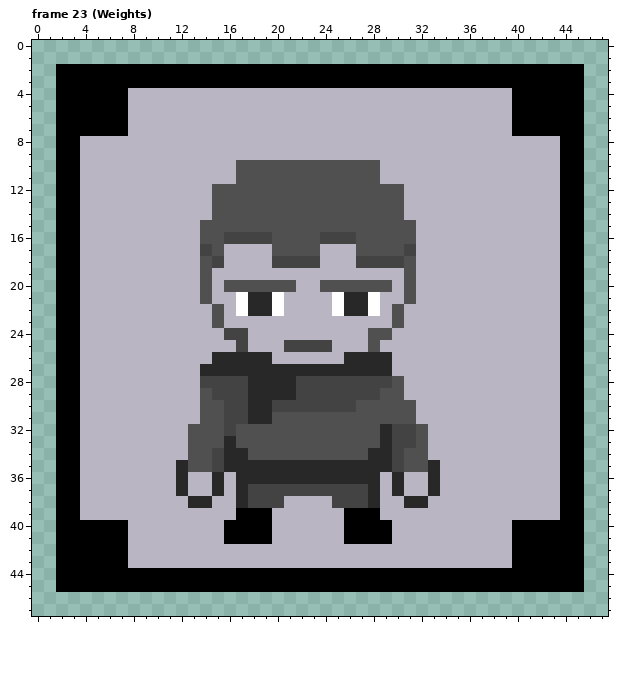
Two states of a pixel-art file, Pixel Art/Teen.aseprite. Above, as it was before the edit.
48x48 pixels, 40 frames. Shown: frame 23 (Weights). The commit also changed other frames, which this record leaves out.
After the commit:
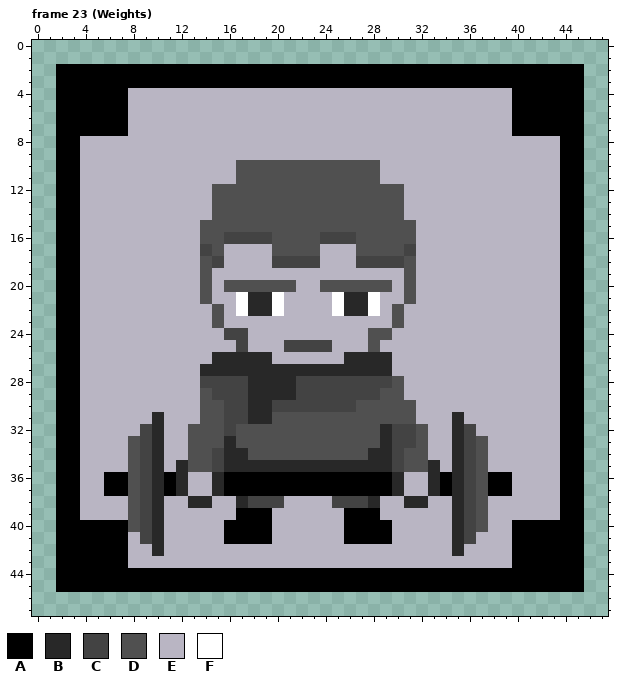
Palette (. is transparent): A #000000  B #282828  C #434343  D #505050  E #b9b5c3  F #ffffff
Difference:
layer "Weight" now shown
--- frame 23 (Weights), layer "Weight"
@@ x 0..47 @@
 30 ..AAEEEEEEEEEEDDCCBBCCCCCCCDDDDDEEEEEEEEEEEEAA..
-31 ..AAEEEEEEEEEEDDCCBBDDDDDDDDDDDDEEEEEEEEEEEEAA..
-32 ..AAEEEEEEEEEDDDCDDDDDDDDDDDDBCCDEEEEEEEEEEEAA..
-33 ..AAEEEEEEEEEDDDBDDDDDDDDDDDDBCCDEEEEEEEEEEEAA..
-34 ..AAEEEEEEEEEDDCBBDDDDDDDDDDBBCDDEEEEEEEEEEEAA..
-35 ..AAEEEEEEEEBDDCBBBBBBBBBBBBBBCDDBEEEEEEEEEEAA..
-36 ..AAEEEEEEEEBEEBEBBBBBBBBBBBBEBEEBEEEEEEEEEEAA..
-37 ..AAEEEEEEEEBEEBEBCCCCCCCCCCBEBEEBEEEEEEEEEEAA..
-38 ..AAEEEEEEEEEBBEEBCCCEEEECCCBEEBBEEEEEEEEEEEAA..
-39 ..AAEEEEEEEEEEEEEAAAEEEEEEAAAEEEEEEEEEEEEEEEAA..
-40 ..AAAAAAEEEEEEEEAAAAEEEEEEAAAAEEEEEEEEEEAAAAAA..
-41 ..AAAAAAEEEEEEEEAAAAEEEEEEAAAAEEEEEEEEEEAAAAAA..
-42 ..AAAAAAEEEEEEEEEEEEEEEEEEEEEEEEEEEEEEEEAAAAAA..
+31 ..AAEEEEEEBEEEDDCCBBDDDDDDDDDDDDEEEBEEEEEEEEAA..
+32 ..AAEEEEECBEEDDDCDDDDDDDDDDDDBCCDEEBCEEEEEEEAA..
+33 ..AAEEEEDCBEEDDDBDDDDDDDDDDDDBCCDEEBCDEEEEEEAA..
+34 ..AAEEEEDCBEEDDCBBDDDDDDDDDDBBCDDEEBCDEEEEEEAA..
+35 ..AAEEEEDCBEBDDCBBBBBBBBBBBBBBCDDBEBCDEEEEEEAA..
+36 ..AAEEAADCBABEEBAAAAAAAAAAAAAABEEBABCDAAEEEEAA..
+37 ..AAEEAADCBABEEBAAAAAAAAAAAAAABEEBABCDAAEEEEAA..
+38 ..AAEEEEDCBEEBBEEBCCCEEEECCCBEEBBEEBCDEEEEEEAA..
+39 ..AAEEEEDCBEEEEEEAAAEEEEEEAAAEEEEEEBCDEEEEEEAA..
+40 ..AAAAAADCBEEEEEAAAAEEEEEEAAAAEEEEEBCDEEAAAAAA..
+41 ..AAAAAAECBEEEEEAAAAEEEEEEAAAAEEEEEBCEEEAAAAAA..
+42 ..AAAAAAEEBEEEEEEEEEEEEEEEEEEEEEEEEBEEEEAAAAAA..
 43 ..AAAAAAEEEEEEEEEEEEEEEEEEEEEEEEEEEEEEEEAAAAAA..
Pixel boxes of the changes (left, top, right, bottom) in both pictures:
changed: (104, 412, 176, 556)
changed: (440, 412, 512, 556)
changed: (224, 472, 392, 496)
